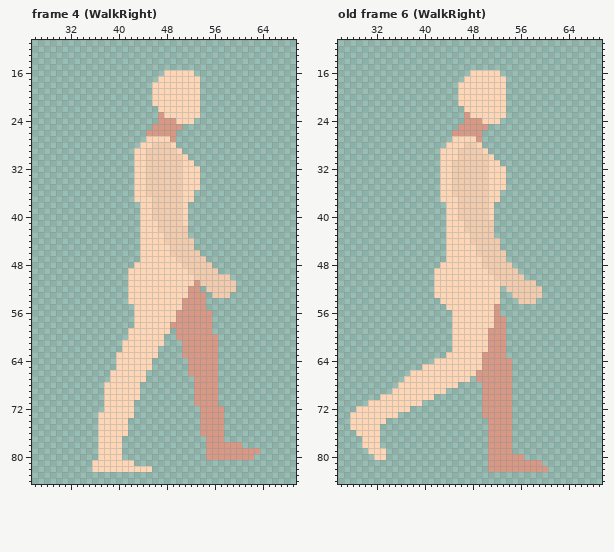
Two states of a pixel-art file, Sidescroller/Practice/female_walk_96x96.aseprite. The first picture shows the starting point.
96x96 pixels, 9 frames. Shown: frame 4 (WalkRight): x 26..69, y 11..84; old frame 6 (WalkRight): x 26..69, y 11..84. The commit also changed other frames, which this record leaves out.
The same view after the edit:
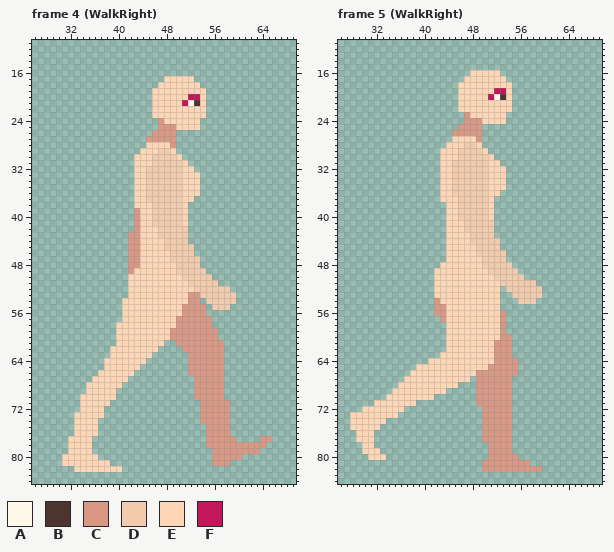
Palette (. is transparent): A #fff9e9  B #4e342e  C #d99884  D #f2caac  E #fed5b5  F #c2185b
A new or re-ordered frame is compared with the old frame closest to it.
Changes in this commit:
layer "Body" added
layer "Eyes" added
layer "Walk" removed
frames re-ordered
Frame 4 (WalkRight):
y 16: x 48..52 EEEEE -> .....
y 17: x 47 E -> .; x 53 E -> .
y 18: x 46 E -> .
y 19: x 54 . -> E
y 20: x 52..54 EE. -> FFE
y 21: x 51..54 EEE. -> FABE
y 22: x 46 . -> E; x 54 . -> E
y 23: x 46..47 .C -> EE; x 54 . -> E
y 24: x 48..49 CC -> EE; x 53 . -> E
y 25: x 46 C -> .; x 50..53 C... -> EEEE
y 26: x 45 C -> .
y 27: x 45..48 EEEE -> CCCC
y 28: x 44 E -> .; x 46..49 DDDE -> EEEC
y 29: x 43 E -> .; x 45..46 DD -> EE; x 49..50 DE -> E.
y 30: x 45 D -> E; x 50..51 DE -> E.
y 31: x 45 D -> E; x 52 E -> .
y 32: x 53 E -> .
y 36: x 53 . -> E
y 37: x 45 E -> D
y 38: x 43 . -> E
y 39..40: x 43 . -> C
y 41: x 43 . -> C; x 46 E -> D
y 42: x 43 . -> C
y 43: x 42..43 .. -> CC; x 47 E -> D
y 44: x 42..43 .. -> CC; x 52 D -> .
y 45: x 42..43 .. -> CC; x 48 E -> D
y 46: x 42..43 .. -> CC; x 53 D -> .
y 47: x 42..43 .. -> CC; x 49 E -> D; x 54 D -> .
y 48: x 42..43 .E -> CC; x 50 E -> D; x 54..55 DD -> ..
y 49: x 42 E -> C; x 50..51 EE -> DD; x 55..56 DD -> ..
y 50: x 51..52 EE -> DD; x 56..58 DDD -> ...
y 51: x 52..53 EC -> DD; x 57..59 DDD -> ...
y 52: x 52..54 CC. -> EDD; x 59 D -> .
y 53: x 54..55 C. -> DD; x 59 . -> D
y 54: x 41 . -> E; x 51 C -> E; x 54..59 C..... -> .DDDDD
y 55: x 41..42 .. -> EE; x 56..58 ... -> DDD
y 56: x 41..42 .. -> EE; x 50 C -> E; x 55 C -> .
y 57: x 41..42 .. -> EE
y 58: x 40..42 ... -> EEE; x 49 C -> E
y 59: x 40..41 .. -> EE; x 49 . -> C; x 56 . -> C
y 60: x 40..41 .. -> EE; x 48..49 .. -> EC
y 61: x 40 . -> E; x 50 . -> C; x 57 . -> C
y 62: x 39..40 .. -> EE; x 57 . -> C
y 63: x 39 . -> E; x 46 E -> .; x 51 C -> .; x 57 . -> C
y 64: x 38..39 .. -> EE; x 45 E -> .; x 57 . -> C
y 65: x 38..39 .. -> EE; x 44..45 EE -> ..; x 57 . -> C
y 66: x 37..38 .. -> EE; x 43..44 EE -> ..; x 57 . -> C
y 67: x 36..38 ... -> EEE; x 42..44 EEE -> ...; x 57 . -> C
y 68: x 35..37 ... -> EEE; x 41..43 EEE -> ...; x 57 . -> C
y 69: x 35..37 ... -> EEE; x 40..43 EEEE -> ....; x 57 . -> C
y 70: x 34..37 .... -> EEEE; x 40..43 EEEE -> ....; x 57 . -> C
y 71: x 34..37 .... -> EEEE; x 39..42 EEEE -> ....; x 53 C -> .; x 57..58 .. -> CC
y 72: x 34..42 ....EEEEE -> EEEE.....; x 58 . -> C
y 73: x 33..36 .... -> EEEE; x 38..42 EEEEE -> .....; x 58 . -> C
y 74: x 33..41 ....EEEEE -> EEEE.....; x 58 . -> C
y 75..76: x 33..41 ....EEEEE -> EEEE.....; x 54 C -> .; x 58 . -> C
y 77: x 32..35 .... -> EEEE; x 37..40 EEEE -> ....; x 58..59 .. -> CC; x 64..65 .. -> CC
y 78: x 32..35 .... -> EEEE; x 37..40 EEEE -> ....; x 61..64 .... -> CCCC
y 79: x 32..35 .... -> EEEE; x 37..40 EEEE -> ....; x 55 C -> .
y 80: x 31..40 ......EEEE -> EEEEEE....; x 55 C -> .; x 61..62 CC -> ..
y 81: x 31..35 ..... -> EEEEE; x 39..42 EEEE -> ....; x 56..58 ... -> CCC
y 82: x 33..35 ... -> EEE; x 41..45 EEEEE -> .....
Frame 5 (WalkRight) against old frame 6 (WalkRight):
y 18: x 54 . -> E
y 19: x 52..54 EE. -> FFE
y 20: x 51..54 EEE. -> FABE
y 21: x 54 . -> E
y 22: x 46 . -> E; x 54 . -> E
y 24: x 53 . -> E
y 25: x 50 C -> .
y 37: x 52 E -> .
y 54: x 42 . -> C
y 55: x 42..43 .. -> CC; x 52 C -> E
y 56: x 42..44 ... -> CCE; x 52..53 C. -> EC
y 57: x 43..44 .. -> CE; x 52 C -> E
y 58: x 44 . -> E; x 52 C -> E
y 59: x 44 . -> E; x 51..52 CC -> EE
y 60: x 44 . -> E; x 51..52 CC -> EE; x 54 . -> C
y 61..62: x 44 . -> E; x 51 C -> E; x 54 . -> C
y 63: x 43 . -> E; x 50..51 CC -> EE; x 54 . -> C
y 64: x 41 . -> E; x 50..51 CC -> EE; x 55 . -> C
y 65: x 39 . -> E; x 50 C -> E; x 55 . -> C
y 66: x 55 . -> C
y 68..69: x 49 . -> C
y 70: x 33 E -> .; x 49 . -> C
y 71: x 31 E -> .; x 39 E -> .; x 49 . -> C
y 72: x 29 E -> .; x 37 E -> .
y 74..75: x 50 . -> C
y 76: x 32 E -> .; x 50 . -> C
y 77: x 29 . -> E; x 32 E -> .; x 50 . -> C
y 78: x 32 E -> .
y 79: x 30 . -> E; x 33 E -> .
y 80: x 31 . -> E; x 56 C -> .
y 81: x 50 . -> C; x 58..59 CC -> ..
y 82: x 50 . -> C; x 60 C -> .
